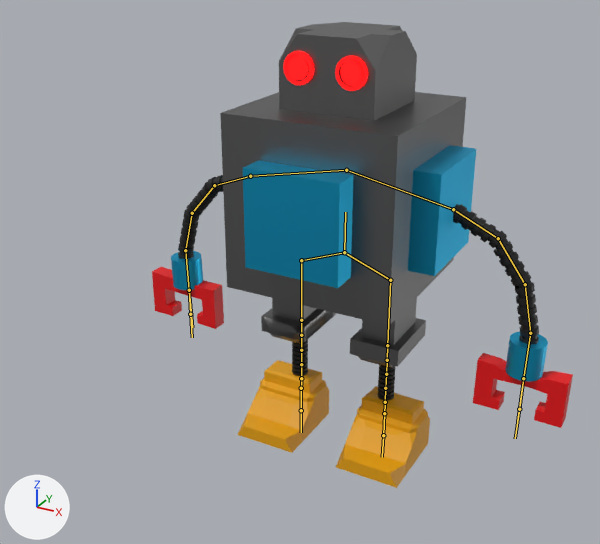
Renders of the FBX model Assets/Resources/PhotonPrefabs/TMPBlender/Bob.fbx from each side of a commit.
The view is the same before and after, from a camera (50 mm lens) standing at (3.9, -8.0, 6.16) and looking at (0.1, -1.1, 2.71). Every picture has the same lights, and +X, +Y and +Z are marked at lower left. Both versions are drawn at frame 12 of the action 'Armature|Melee3'; the numbers are the values there. The bones that bend it are drawn over the model as lines.
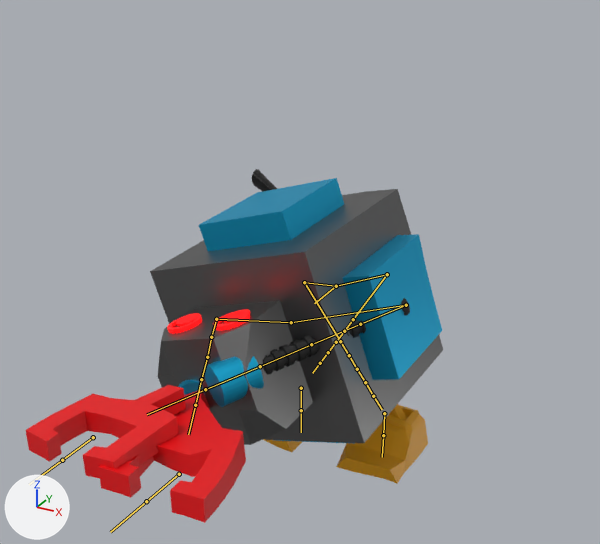
The edits, one by one:
Bone 'Bone' (bone_bone) moves from (0.0, 0.0, 0.0) to (0.0, -0.35, 0.21).
Bone 'Bone' (bone_bone) turns from (0, 0, 0) to (89, 3, -162) degrees about its own x, y and z.
Bone 'Bone.003' (bone_bone_003) turns from (0, 0, -25) to (-2, 3, 122) degrees about its own x, y and z.
Bone 'Bone.010' (bone_bone_010) turns from (0, 0, -29) to (0, 0, 1) degrees about its own x, y and z.
Bone 'Bone.009' (bone_bone_009) turns from (0, 0, -24) to (0, 0, -1) degrees about its own x, y and z.
Bone 'Bone.011' (bone_bone_011) turns from (0, 0, -13) to (0, 0, 0) degrees about its own x, y and z.
Bone 'Bone.004' (bone_bone_004) turns from (0, 0, 20) to (4, 6, -117) degrees about its own x, y and z.
Bone 'Bone.013' (bone_bone_013) turns from (0, 0, 29) to (0, 0, -1) degrees about its own x, y and z.
Bone 'Bone.012' (bone_bone_012) turns from (0, 0, 27) to (0, 0, 1) degrees about its own x, y and z.
Bone 'Bone.014' (bone_bone_014) turns from (0, 0, 16) to (0, 0, 0) degrees about its own x, y and z.
Bone 'Bone.007' (bone_bone_007) turns from (0, 0, 0) to (-20, 16, 86) degrees about its own x, y and z.
Bone 'Bone.017' (bone_bone_017) turns from (0, 0, 0) to (0, -8, 0) degrees about its own x, y and z.
Bone 'Bone.019' (bone_bone_019) turns from (0, 0, 0) to (0, -6, 0) degrees about its own x, y and z.
Bone 'Bone.020' (bone_bone_020) turns from (0, 8, 1) to (0, 5, 1) degrees about its own x, y and z.
Bone 'Bone.008' (bone_bone_008) turns from (0, 0, 0) to (-63, -31, -49) degrees about its own x, y and z.
Bone 'Bone.015' (bone_bone_015) moves from (1.81, -1.47, 0.0) to (1.16, -3.24, 3.89).
Bone 'Bone.015' (bone_bone_015) turns from (0, 0, -91) to (92, 1, -90) degrees about its own x, y and z.
Bone 'Bone.016' (bone_bone_016) moves from (-1.73, -1.41, 0.0) to (-1.12, -3.24, 3.86).
Bone 'Bone.016' (bone_bone_016) turns from (0, 0, 90) to (90, 0, 90) degrees about its own x, y and z.

Location of each change, (x1, y1, x2, y2) in pixels of the pictures (600 x 544 px):
'Cube', posed (24% shorter): before (152, 22, 573, 488); after (26, 169, 443, 523)
bone 'Bone', root to tip: before (344, 252) to (345, 212); after (336, 286) to (314, 303)
bone 'Bone.003', root to tip: before (453, 209) to (498, 238); after (216, 319) to (211, 337)
bone 'Bone.010', root to tip: before (498, 238) to (525, 284); after (211, 337) to (207, 357)
bone 'Bone.009', root to tip: before (525, 284) to (530, 333); after (207, 357) to (201, 379)
bone 'Bone.011', root to tip: before (530, 333) to (523, 378); after (201, 379) to (195, 405)
bone 'Bone.004', root to tip: before (250, 176) to (214, 185); after (406, 305) to (360, 324)
bone 'Bone.013', root to tip: before (214, 185) to (192, 213); after (360, 324) to (311, 344)
bone 'Bone.012', root to tip: before (192, 213) to (185, 250); after (311, 344) to (260, 366)
bone 'Bone.014', root to tip: before (185, 250) to (189, 290); after (260, 366) to (205, 389)
bone 'Bone.007', root to tip: before (390, 280) to (387, 345); after (304, 282) to (340, 341)
bone 'Bone.017', root to tip: before (387, 345) to (387, 360); after (340, 341) to (349, 355)
bone 'Bone.019', root to tip: before (387, 360) to (386, 374); after (349, 355) to (357, 369)
bone 'Bone.020', root to tip: before (385, 388) to (385, 402); after (365, 382) to (373, 396)
bone 'Bone.008', root to tip: before (301, 260) to (301, 320); after (387, 274) to (353, 319)
bone 'Bone.015', root to tip: before (523, 378) to (519, 409); after (179, 474) to (146, 501)
bone 'Bone.016', root to tip: before (189, 290) to (190, 314); after (93, 437) to (62, 460)
